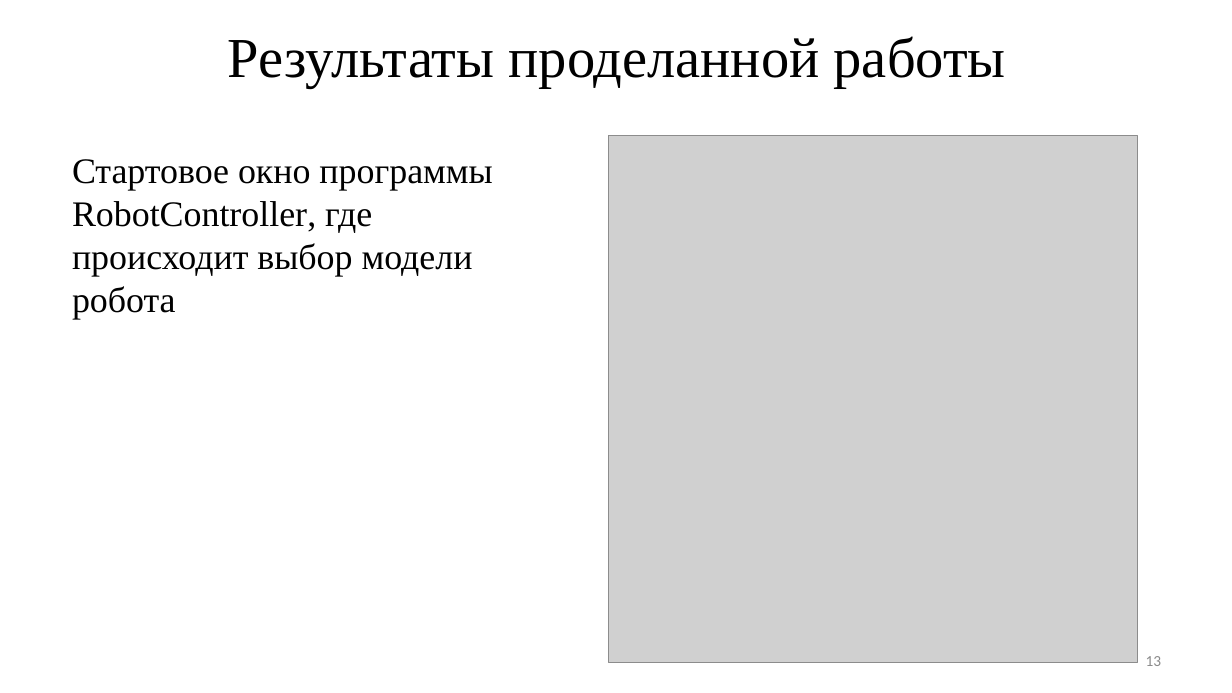
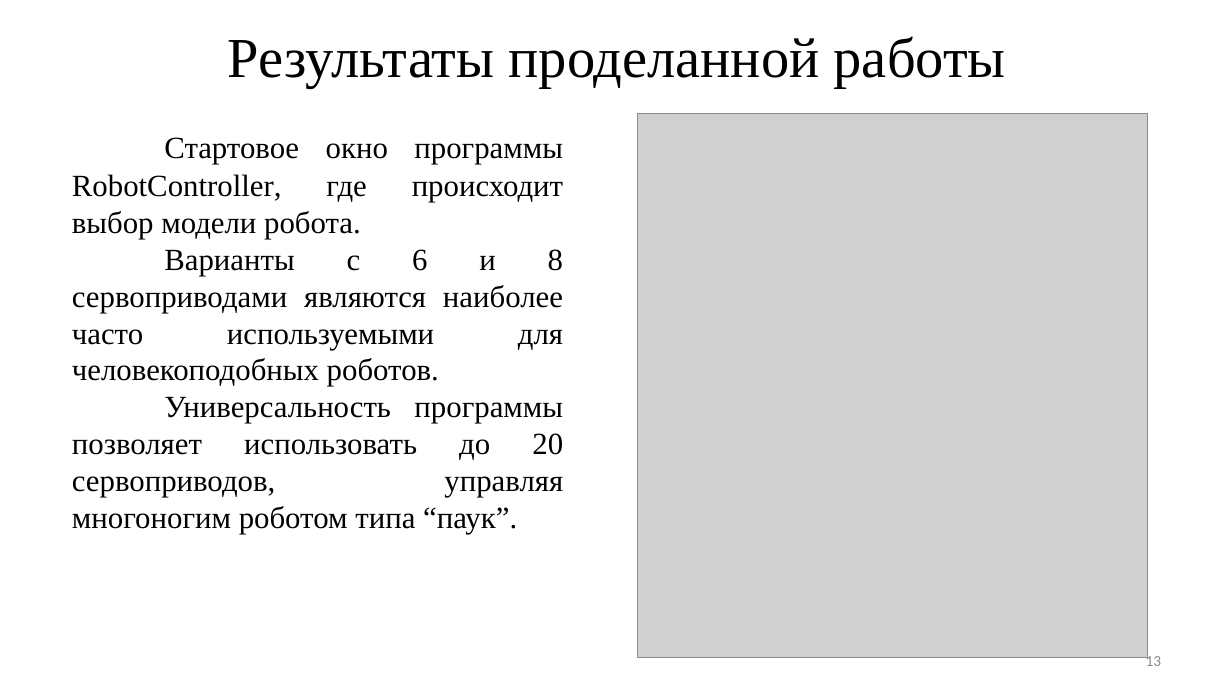
Before and after one commit to ArtemVolkov2103/1-Diplom, a slide deck: slide 13 of Дипломная Волков.pptx. Drawn at 1232x693 pixels with LibreOffice and Linux fonts; fonts in the diff are those of the drawing; grey boxes stand for pictures. Boxes give left, top, right and bottom in pixels: in the first picture for what was removed or moved away, otherwise in the second. Text is boxed around its words. In the diff, an @@ line names an element or a change of style, - is before the commit and + after.

```diff
--- a/Дипломная Волков.pptx
+++ b/Дипломная Волков.pptx
@@ picture: place and size @@
-picture at (609, 136, 1138, 663)
+picture at (638, 114, 1147, 658)
@@ text at (72, 137, 563, 534): text changed; size 28 to 24 pt @@
-Стартовое окно программы RobotController, где происходит выбор модели робота
+Стартовое окно программы RobotController, где происходит выбор модели робота.
+Варианты с 6 и 8 сервоприводами являются наиболее часто используемыми для человекоподобных роботов.
+Универсальность программы позволяет использовать до 20 сервоприводов, управляя многоногим роботом типа “паук”.
```
Also in this commit, not shown: 6 other slides changed, 1 slide added, 3 other files.
